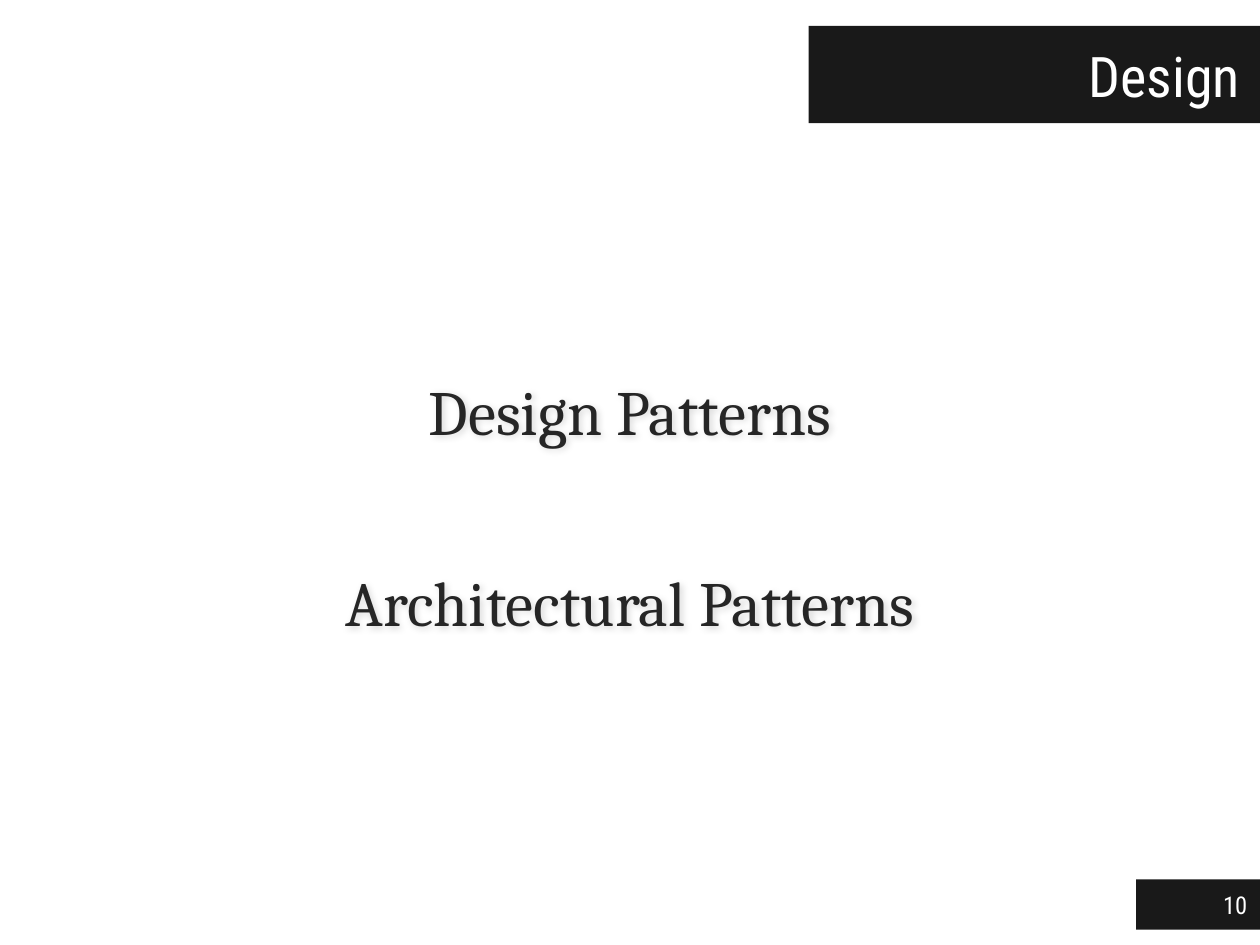
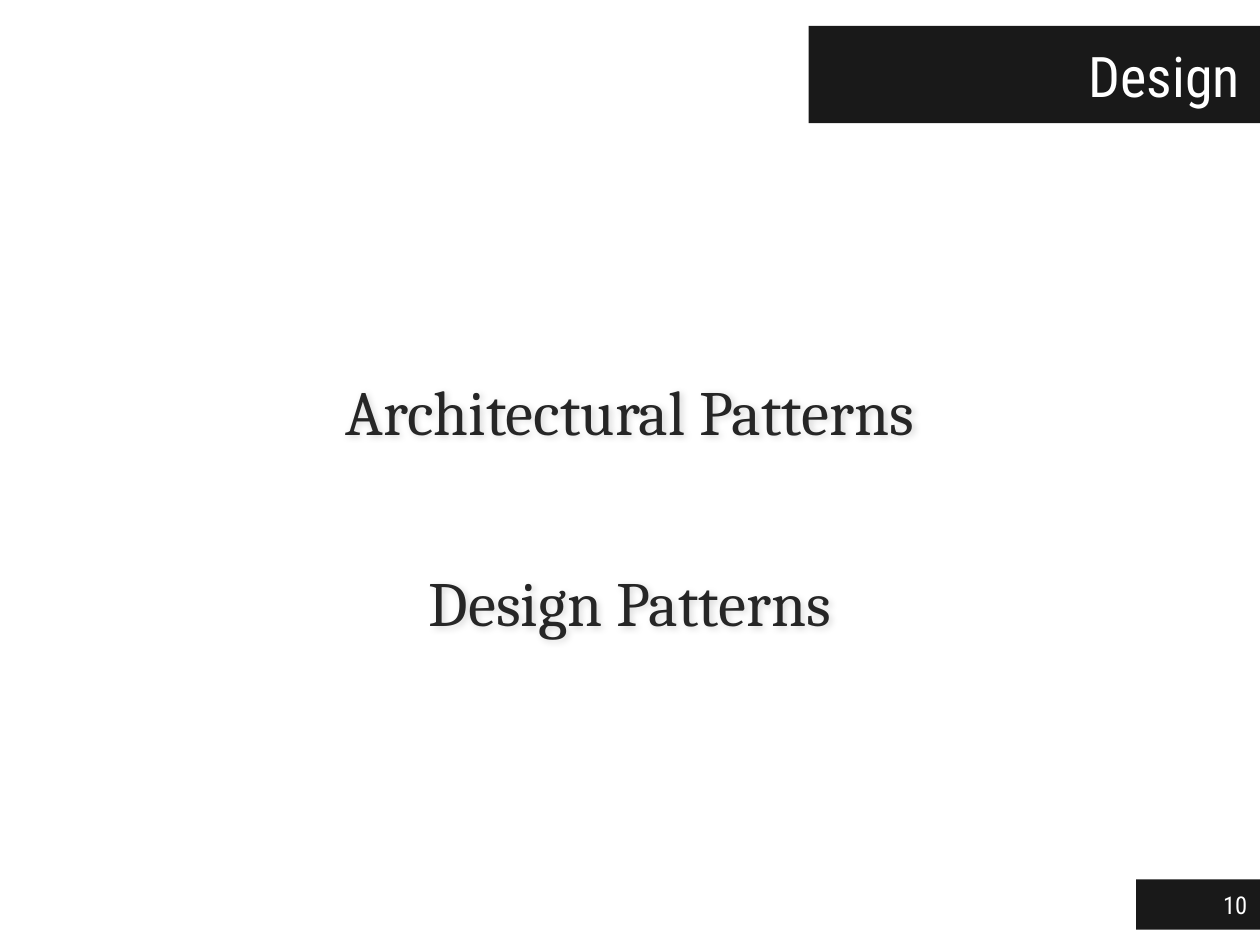
Before and after one commit to jgradim/thesis, a slide deck: slide 10 of presentations/thesis.pptx. Drawn at 1260x945 pixels with LibreOffice and Linux fonts; fonts in the diff are those of the drawing. Boxes give left, top, right and bottom in pixels: in the first picture for what was removed or moved away, otherwise in the second. Text is boxed around its words. In the diff, an @@ line names an element or a change of style, - is before the commit and + after.

```diff
--- a/presentations/thesis.pptx
+++ b/presentations/thesis.pptx
@@ text at (345,391,915,436): paragraph added @@
+Architectural Patterns
@@ text at (345,582,915,627): paragraph removed @@
-Architectural Patterns
```
Also in this commit, not shown: 3 other slides changed, 5 slides added, 2 slides removed.
